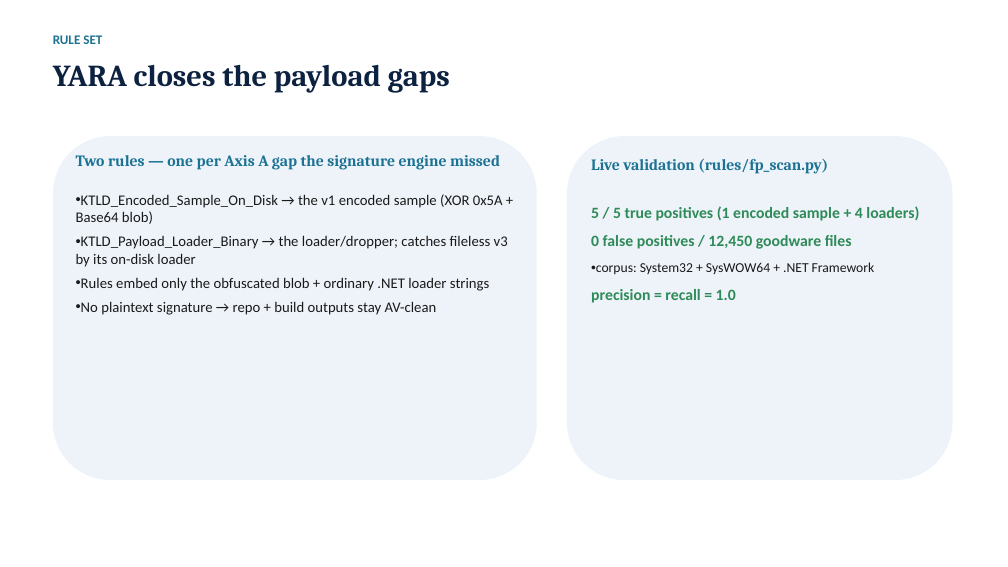
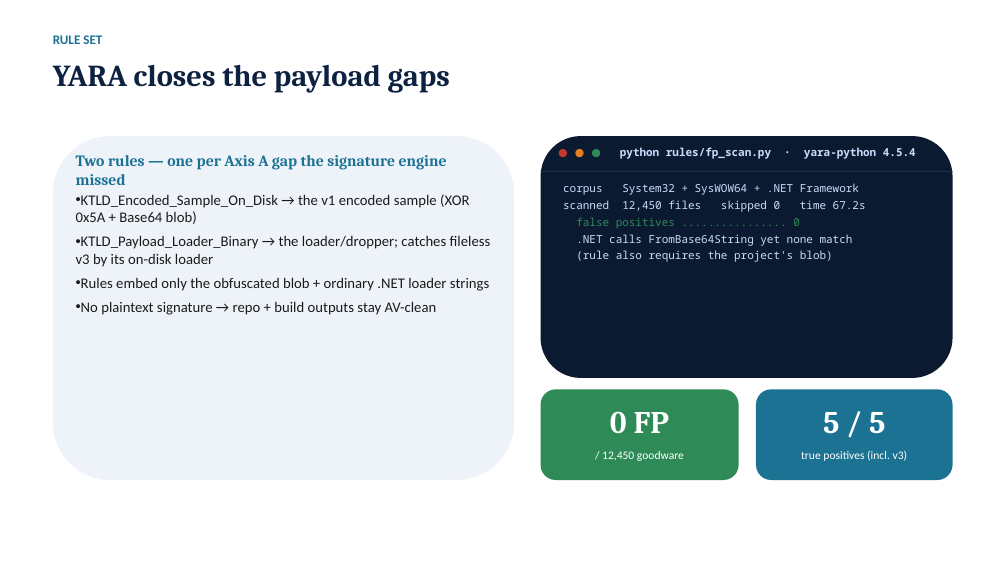
Before and after one commit to TonykRev/KTLT-Defender, a slide deck: slide 21 of report/KTLD_Slides.pptx. Drawn at 1008x567 pixels with LibreOffice and Linux fonts; fonts in the diff are those of the drawing. Boxes give left, top, right and bottom in pixels: in the first picture for what was removed or moved away, otherwise in the second. Text is boxed around its words. In the diff, an @@ line names an element or a change of style, - is before the commit and + after.

```diff
--- a/report/KTLD_Slides.pptx
+++ b/report/KTLD_Slides.pptx
@@ rounded rectangle: place and size @@
-rounded rectangle at [53, 136, 537, 480]
+rounded rectangle at [53, 136, 514, 480]
@@ rounded rectangle: place and size @@
-rounded rectangle at [567, 136, 953, 480]
+rounded rectangle at [541, 136, 953, 378]
@@ rounded rectangle at [541, 136, 953, 378]: fill #EEF3FA to #0B1A30 @@
@@ ellipse added at [559, 149, 567, 157], fill #C0392B @@
@@ ellipse added at [575, 149, 584, 157], fill #E67E22 @@
@@ ellipse added at [592, 149, 600, 157], fill #2E8B57 @@
@@ text at [620, 147, 916, 159]: text changed; size 15 to 10.5 pt; font Cambria to Noto Sans Mono; text colour #1C7293 to #CADCFC @@
-Live validation (rules/fp_scan.py)
+python rules/fp_scan.py · yara-python 4.5.4
@@ text "Two rules — one per ..." rewrapped from [76, 155, 500, 170] to [76, 155, 447, 185] @@
@@ rectangle added at [541, 171, 953, 172], fill #243A5A @@
@@ text "KTLD_Encoded_Sample_On_Disk → the v1 encoded ..." rewrapped from [76, 194, 508, 315] to [76, 194, 491, 315] @@
@@ text added at [563, 183, 866, 262], 10.5 pt, text #CADCFC @@
+corpus System32 + SysWOW64 + .NET Framework
+scanned 12,450 files skipped 0 time 67.2s
+false positives ................ 0
+.NET calls FromBase64String yet none match
+(rule also requires the project's blob)
@@ text removed at [591, 206, 919, 303] @@
-5 / 5 true positives (1 encoded sample + 4 loaders)
-0 false positives / 12,450 goodware files
-• corpus: System32 + SysWOW64 + .NET Framework
-precision = recall = 1.0
@@ rounded rectangle added at [541, 389, 739, 480], fill #2E8B57 @@
@@ rounded rectangle added at [756, 389, 953, 480], fill #1C7293 @@
@@ text added at [610, 411, 669, 433], 30 pt, text #FFFFFF, bold @@
+0 FP
@@ text added at [823, 412, 885, 434], 30 pt, text #FFFFFF, bold @@
+5 / 5
@@ text added at [602, 451, 684, 461], 11 pt, text #FFFFFF @@
+/ 12,450 goodware
@@ text added at [801, 450, 908, 461], 11 pt, text #FFFFFF @@
+true positives (incl. v3)
```
Also in this commit, not shown: 5 other slides changed, 1 other file.
